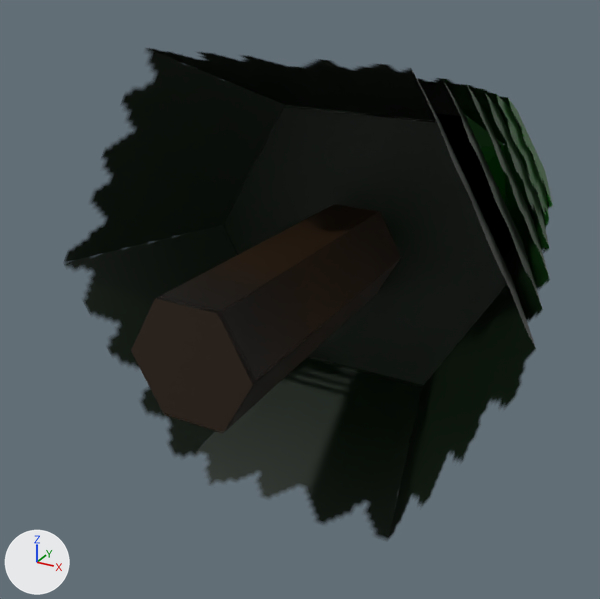
The FBX model Assets/Models/PineTree.fbx: old version first, new version second.
One viewpoint serves both versions: a 50 mm camera at (182.0, -238.0, 159.0) aimed at (-35.0, 156.0, -38.0). Arrows for +X, +Y and +Z are at lower left; the lights stay in place.

Objects in the first picture: 'pine tree'.
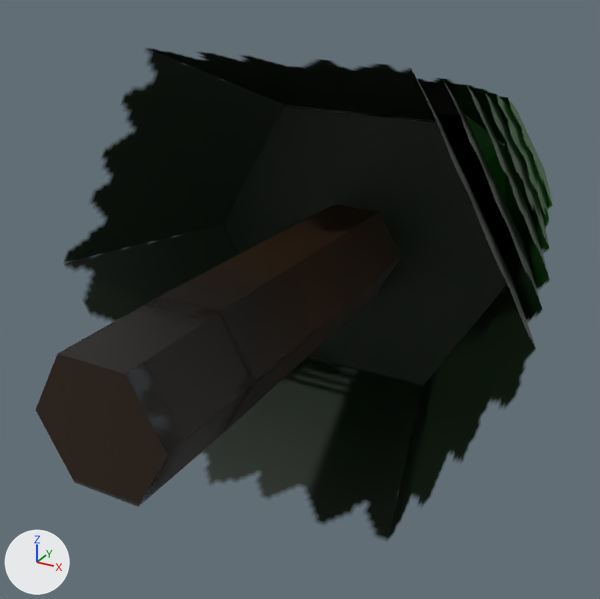
The newer file is also rescaled (x1.215) as a whole; pictures and numbers use the older file's frame.

The change, as JSON lines over the scene's bpy script:
```json
{"block": "me_pine_tree", "where": "# used by ob_pine_tree; location = (0.0, 0.0, 0.0)"}
{"op": "remove", "block": "me_pine_tree", "code": "me_pine_tree.from_pydata(...)  # 98 vertices, 126 faces; spans x -127.0..127.0, y 0.0..444.0, z -114.0..114.0"}
{"op": "add", "block": "me_pine_tree", "code": "me_pine_tree.from_pydata(...)  # 104 vertices, 132 faces; spans x -127.0..127.0, y -54.0..444.0, z -114.0..114.0"}
{"block": "me_pine_tree", "change": "me_pine_tree part 1"}
{"block": "me_pine_tree", "change": "1 vertex is removed from x 0.0, y 0.0, z 0.0"}
{"block": "me_pine_tree", "change": "6 faces are deleted"}
{"block": "me_pine_tree", "change": "1 vertex is added at (0.0, -54.0, 0.0)"}
{"block": "me_pine_tree", "change": "6 new vertices lie (0.0, -54.0, 0.0) away from vertices in x -30.0..30.0, y 0.0, z -27.0..27.0"}
{"block": "me_pine_tree", "change": "12 new faces join them"}
```

Changed parts and their boxes (x1, y1, x2, y2) in the pictures (600 x 599 px):
```json
{"object": "pine tree", "change": "reshaped", "before": [64, 48, 554, 540], "after": [36, 48, 554, 540]}
{"part": 1, "of": "me_pine_tree", "change": "built on", "before": [131, 299, 253, 433], "after": [36, 299, 252, 507]}
```
